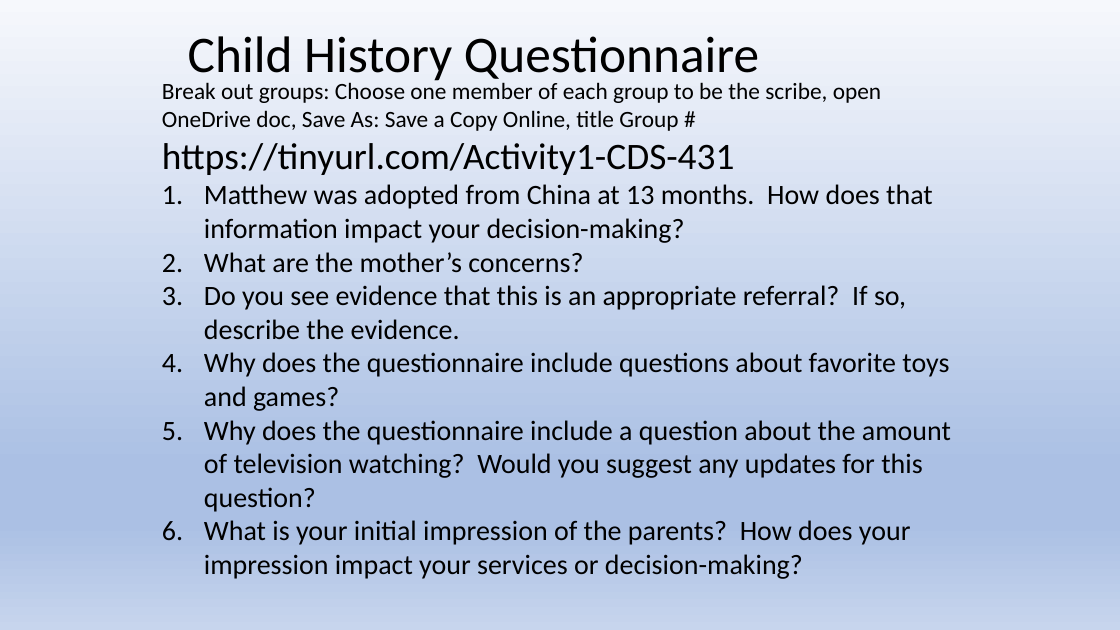
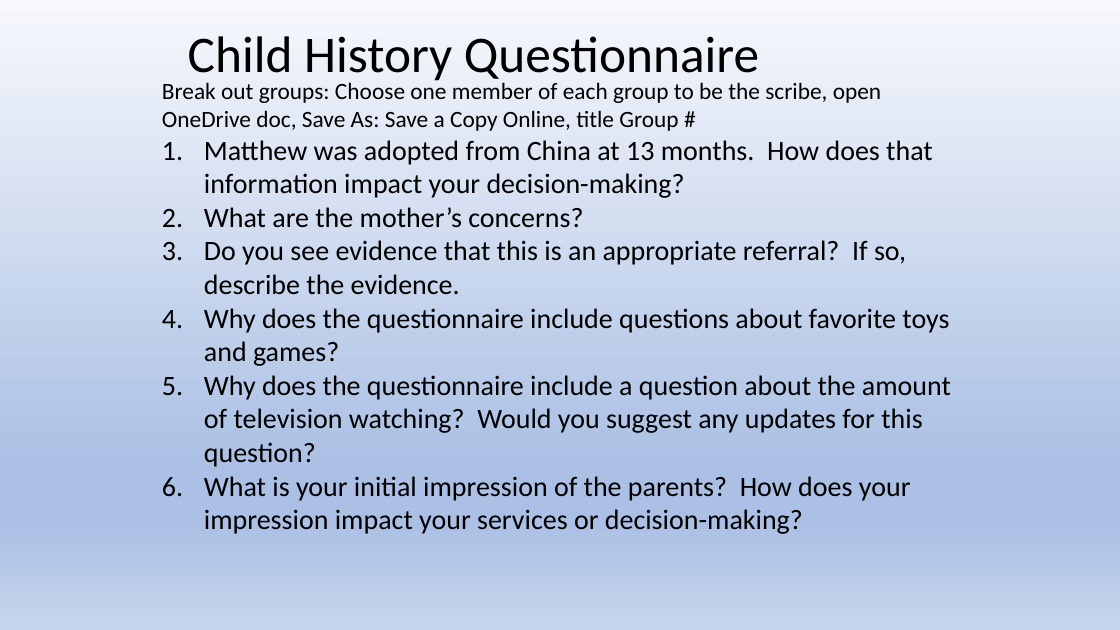
Before and after one commit to Jim-Wright90/cds431_sp22, a slide deck: slide 10 of slides/cds431_week1_2.pptx. Drawn at 1120x630 pixels with LibreOffice and Linux fonts; fonts in the diff are those of the drawing. Boxes give left, top, right and bottom in pixels: in the first picture for what was removed or moved away, otherwise in the second. Text is boxed around its words. In the diff, an @@ line names an element or a change of style, - is before the commit and + after.

```diff
--- a/slides/cds431_week1_2.pptx
+++ b/slides/cds431_week1_2.pptx
@@ text at [162, 143, 735, 175]: paragraph removed @@
-https://tinyurl.com/Activity1-CDS-431
```
Also in this commit, not shown: 6 other files.
